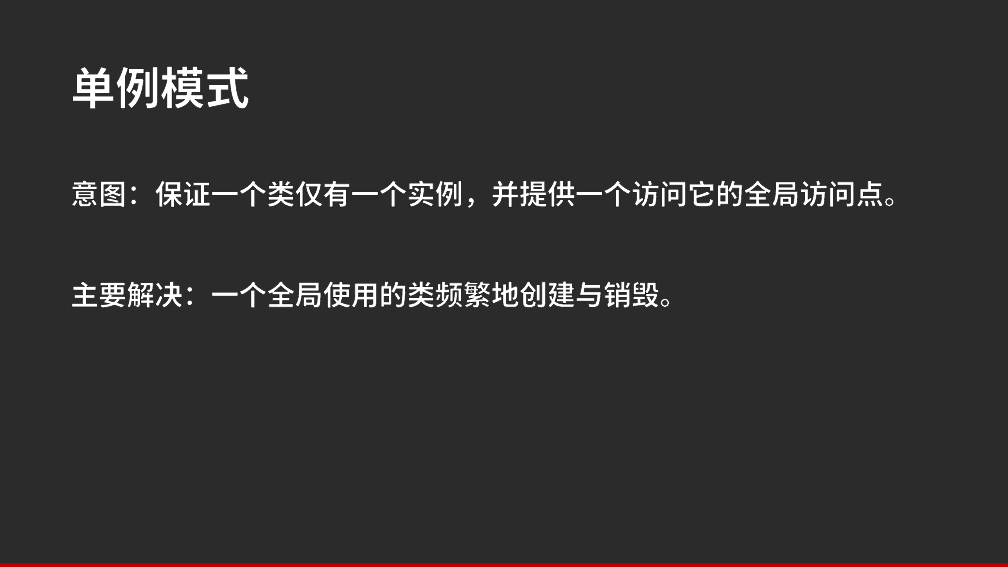
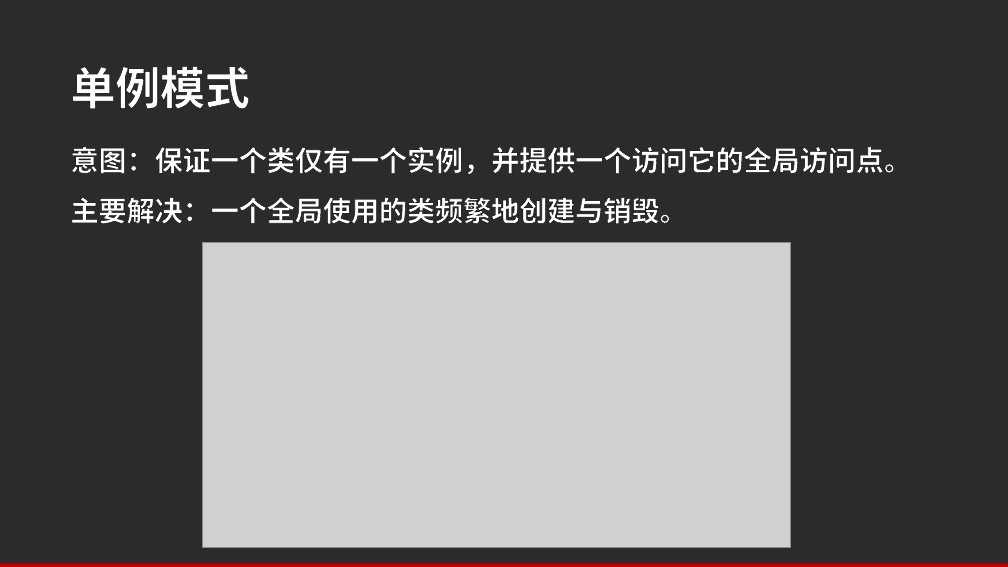
Before and after one commit to angellee1988/design-pattern, a slide deck: slide 10 of 常用设计模式.pptx. Drawn at 1008x567 pixels with LibreOffice and Linux fonts; fonts in the diff are those of the drawing; grey boxes stand for pictures; background and template pictures are left out; a plain dark background stands for a picture behind light text. Boxes give left, top, right and bottom in pixels: in the first picture for what was removed or moved away, otherwise in the second. Text is boxed around its words. In the diff, an @@ line names an element or a change of style, - is before the commit and + after.

```diff
--- a/常用设计模式.pptx
+++ b/常用设计模式.pptx
@@ text "意图：保证一个类仅有一个实例，并提供一个访问它的全局访问点。" rewrapped from [71,181,912,308] to [71,147,912,224] @@
@@ picture added at [202,243,790,547] @@
```
Also in this commit, not shown: 3 other slides changed, 6 slides added.
